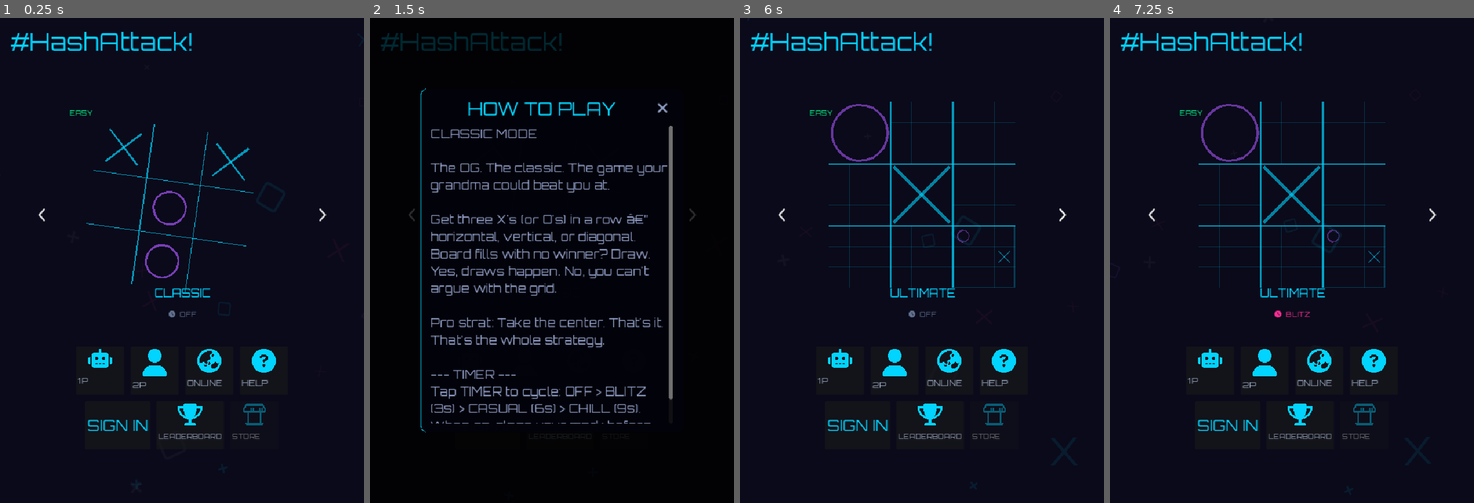
Above: before the commit, frames 1-4 (left to right).
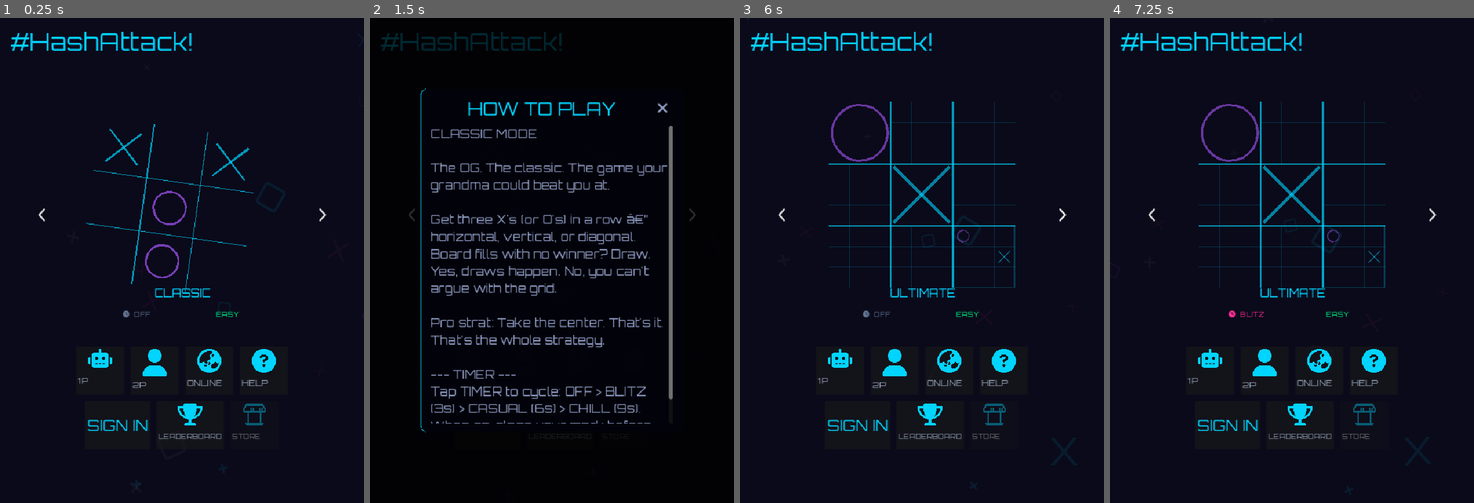
Above: after the commit, the same moments.

Repository: weilies/nexus-arcade
Game: Godot game, scene res://scenes/MainMenu.tscn
The game is run twice, just before and just after one commit, with the same random seed, the same clock (stepped at 60 frames per second) and the same inputs.
Inputs (mouse positions are in pixels of both pictures, inside the frame that each line leads up to; where the layout moved, square brackets give the same spot in the first picture):
- Up to frame 1 (0.25 s): no input
- Up to frame 2 (1.5 s): click "HELP" at 0.5 s; click "LEADERBOARD" at 1.25 s
- Up to frame 3 (6 s): click "EASY" at 2 s; click "EASY" at 2.75 s; click "1P" at 3.5 s; click "1P" at 4.25 s; click "" at 5 s; click "" at 5.75 s
- Up to frame 4 (7.25 s): click (1244, 313) [1292, 313] at 6.5 s

The runs differ from the first frame. In frame 1, 0.2% of the frame differs, in the area x 19-66%, y 18-62%; in frame 2, less than 0.1%; in frame 3, 0.2%; in frame 4, 0.2%.

Commit message:
fix(ttt): move DifficultyRow to scene pre-load, compress CLAUDE.md
DifficultyRow now in TSCN instead of programmatic build, horizontally
aligned with TimerRow. Token savings: compressed both CLAUDE.md files,
cleaned 6 stale auto-memory entries.

Co-Authored-By: Claude Opus 4.7 <noreply@anthropic.com>

Diff:
--- a/games/tic-tac-toe/scenes/MainMenu.gd
+++ b/games/tic-tac-toe/scenes/MainMenu.gd
@@ -18,7 +18,7 @@
 	{ "label": "UNBEATABLE", "difficulty": 2, "color": Color("#ff2d95") },
 ]
 
-var _btn_difficulty: Button = null
+@onready var _btn_difficulty: Button = $CarouselContainer/DifficultyRow/BtnDifficulty
 
 @onready var _carousel: ModeCarousel = $CarouselContainer
 @onready var _btn_1p: Button = $TileBar/Row1/Btn1P
@@ -73,7 +73,8 @@
 	_refresh_timer_label()
 
 	_build_row2()
-	_build_difficulty_row()
+	_btn_difficulty.pressed.connect(_on_difficulty_pressed)
+	_refresh_difficulty_label()
 
 	_slot_profile.gui_input.connect(_on_profile_clicked)
 
@@ -137,29 +138,6 @@
 	_auth_slot.add_child(_btn_sign_out)
 	row2.add_child(_auth_slot)
 	row2.move_child(_auth_slot, 0)
-
-func _build_difficulty_row() -> void:
-	var carousel := $CarouselContainer
-
-	var row := HBoxContainer.new()
-	row.name = "DifficultyRow"
-	row.add_theme_constant_override("separation", 12)
-	row.alignment = BoxContainer.ALIGNMENT_BEGIN
-
-	_btn_difficulty = Button.new()
-	_btn_difficulty.flat = true
-	_btn_difficulty.add_theme_font_size_override("font_size", 14)
-	_btn_difficulty.custom_minimum_size = Vector2(200, 36)
-	_btn_difficulty.pressed.connect(_on_difficulty_pressed)
-	row.add_child(_btn_difficulty)
-
-	# Insert after TimerRow
-	var timer_row := carousel.get_node("TimerRow")
-	var insert_idx := timer_row.get_index() + 1
-	carousel.add_child(row)
-	carousel.move_child(row, insert_idx)
-
-	_refresh_difficulty_label()
 
 func _on_mode_changed(_index: int, mode_id: String) -> void:
 	_current_game_mode = mode_id
--- a/games/tic-tac-toe/scenes/MainMenu.tscn
+++ b/games/tic-tac-toe/scenes/MainMenu.tscn
@@ -130,9 +130,9 @@
 anchors_preset = 5
 anchor_left = 0.5
 anchor_right = 0.5
-offset_left = -100.0
+offset_left = -191.0
 offset_top = 398.0
-offset_right = 100.0
+offset_right = 9.0
 offset_bottom = 434.0
 grow_horizontal = 2
 
@@ -166,6 +166,27 @@
 theme_override_fonts/font = ExtResource("5_font")
 theme_override_font_sizes/font_size = 14
 text = "TIMER: OFF"
+
+[node name="DifficultyRow" type="HBoxContainer" parent="CarouselContainer" unique_id=808538065]
+layout_mode = 1
+anchors_preset = 5
+anchor_left = 0.5
+anchor_right = 0.5
+offset_left = -11.0
+offset_top = 398.0
+offset_right = 189.0
+offset_bottom = 434.0
+grow_horizontal = 2
+theme_override_constants/separation = 12
+alignment = 1
+
+[node name="BtnDifficulty" type="Button" parent="CarouselContainer/DifficultyRow" unique_id=1744422792]
+custom_minimum_size = Vector2(200, 36)
+layout_mode = 2
+theme_override_fonts/font = ExtResource("5_font")
+theme_override_font_sizes/font_size = 14
+text = "EASY"
+flat = true
 
 [node name="TileBar" type="VBoxContainer" parent="." unique_id=936627550]
 layout_mode = 1
@@ -221,7 +242,7 @@
 expand_icon = true
 script = ExtResource("9_modetile")
 
-[node name="BtnHelp" type="Button" parent="TileBar/Row1"]
+[node name="BtnHelp" type="Button" parent="TileBar/Row1" unique_id=464696221]
 custom_minimum_size = Vector2(96, 96)
 layout_mode = 2
 theme_override_constants/icon_max_width = 48
@@ -237,7 +258,7 @@
 theme_override_constants/separation = 12
 alignment = 1
 
-[node name="BtnLeaderboard" type="Button" parent="TileBar/Row2"]
+[node name="BtnLeaderboard" type="Button" parent="TileBar/Row2" unique_id=11386477]
 custom_minimum_size = Vector2(96, 96)
 layout_mode = 2
 theme_override_constants/icon_max_width = 48
@@ -248,13 +269,13 @@
 expand_icon = true
 script = ExtResource("9_modetile")
 
-[node name="BtnStore" type="Button" parent="TileBar/Row2"]
-custom_minimum_size = Vector2(96, 96)
-layout_mode = 2
+[node name="BtnStore" type="Button" parent="TileBar/Row2" unique_id=1134808238]
+custom_minimum_size = Vector2(96, 96)
+layout_mode = 2
+theme_override_constants/icon_max_width = 48
+theme_override_fonts/font = ExtResource("5_font")
+theme_override_font_sizes/font_size = 14
 disabled = true
-theme_override_constants/icon_max_width = 48
-theme_override_fonts/font = ExtResource("5_font")
-theme_override_font_sizes/font_size = 14
 text = "STORE"
 icon = ExtResource("12_store")
 expand_icon = true
Not shown, changed: .claude/settings.json
Not shown, changed: CLAUDE.md
Not shown, changed: games/tic-tac-toe/CLAUDE.md
Not shown, changed: portal/public/games/tic-tac-toe/index.html
Not shown, changed: portal/public/games/tic-tac-toe/index.pck
